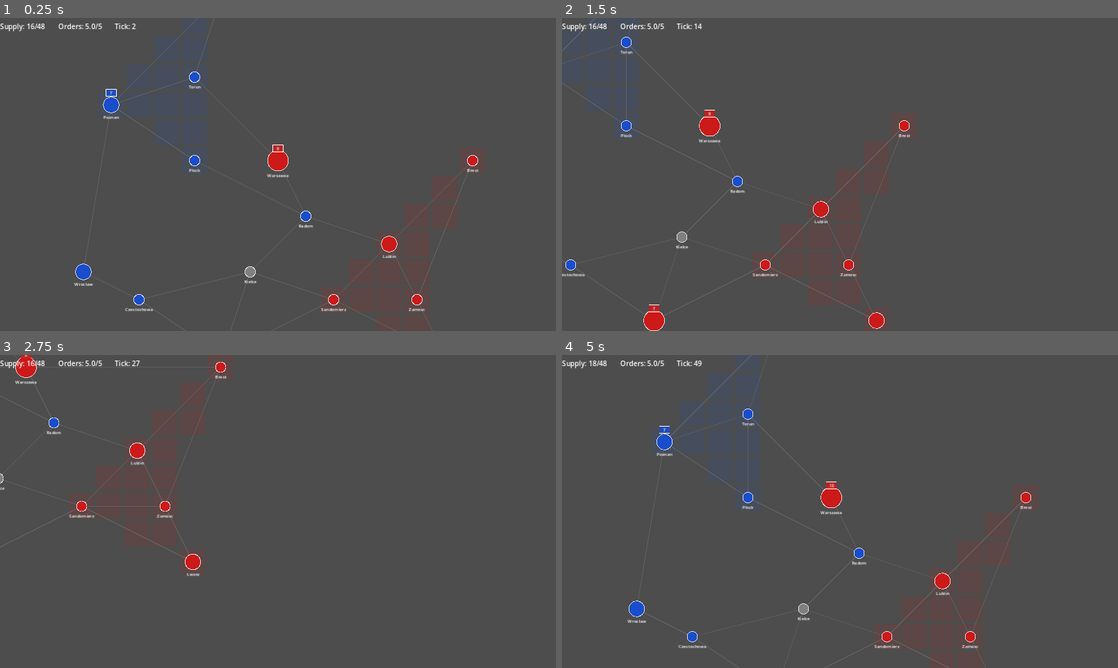
Above: before the commit, frames 1-4 (two rows, left to right).
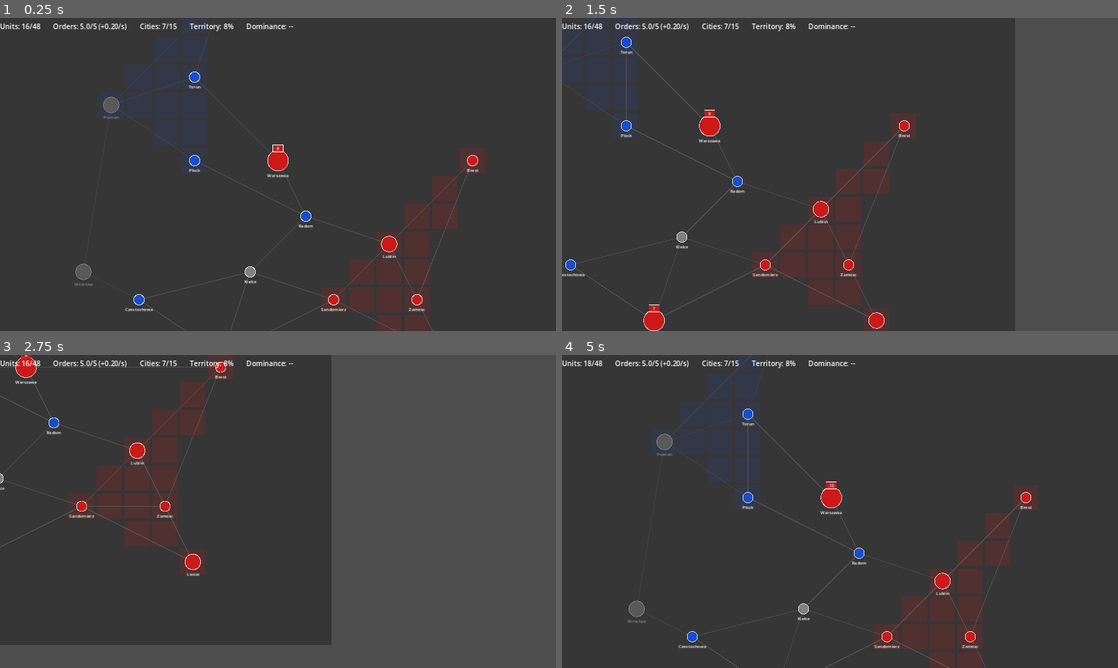
Above: after the commit, the same moments.

Repository: Ztein/Ashes-of-the-Vistula
Game: Godot game, scene res://scenes/game/game.tscn
Same seed, same stepped clock (60 frames per second), same inputs: the game is played once before the commit and once after it.
Inputs (mouse positions are in pixels of both pictures, inside the frame that each line leads up to):
- Up to frame 1 (0.25 s): no input
- Up to frame 2 (1.5 s): tap Enter at 0.5 s; move the mouse to (840, 161) at 0.52 s; hold Right (ui_right) 0.53-1.28 s; tap Tab at 0.6, 1.35 s; click (840, 161) at 0.67 s; move the mouse to (828, 243) at 1.27 s; hold Down (ui_down) from 1.28 s (still down); click (828, 243) at 1.42 s
- Up to frame 3 (2.75 s): move the mouse to (94, 570) at 2.02 s; release Down (ui_down) at 2.03 s; hold Right (ui_right) from 2.03 s (still down); tap F at 2.1 s; click (94, 570) at 2.17 s; tap Tab at 2.3 s
- Up to frame 4 (5 s): move the mouse to (756, 561) at 2.77 s; release Right (ui_right) at 2.78 s; hold Up (ui_up) 2.78-3.53 s; tap G at 2.85 s; click (756, 561) at 2.92 s; tap Tab at 3.05, 3.8, 4.35 s; move the mouse to (634, 627) at 3.52 s; hold Left (ui_left) from 3.53 s (still down); tap R at 3.6 s; click (634, 627) at 3.67 s; move the mouse to (617, 414) at 4.27 s; click (617, 414) at 4.42 s

The runs differ from the first frame. In frame 1, 1.0% of the frame differs, in the area x 0-53%, y 0-90%; in frame 2, 0.6%; in frame 3, 0.5%; in frame 4, 1.1%.

Commit message:
feat: add combat visuals, enhanced HUD, and fog of war
Phase 7 — siege/battle pulsing indicators on cities, full HUD with
supply, orders, city count, territory %, and dominance timer.
Fog of war dims non-visible areas and hides enemy stacks.

Co-Authored-By: Claude Opus 4.6 <noreply@anthropic.com>

Diff:
--- a/scenes/game/game.gd
+++ b/scenes/game/game.gd
@@ -86,10 +86,12 @@
 
 	# Scroll zoom
 	if event is InputEventMouseButton:
+		var new_zoom: float = _camera.zoom.x
 		if event.button_index == MOUSE_BUTTON_WHEEL_UP:
-			_camera.zoom = (_camera.zoom * 1.1).clampf(0.3, 3.0) * Vector2.ONE
+			new_zoom = clampf(_camera.zoom.x * 1.1, 0.3, 3.0)
 		elif event.button_index == MOUSE_BUTTON_WHEEL_DOWN:
-			_camera.zoom = (_camera.zoom * 0.9).clampf(0.3, 3.0) * Vector2.ONE
+			new_zoom = clampf(_camera.zoom.x * 0.9, 0.3, 3.0)
+		_camera.zoom = Vector2(new_zoom, new_zoom)
 
 	# Keyboard commands
 	if event is InputEventKey and event.pressed and not event.echo:
@@ -100,6 +102,8 @@
 				_try_capture_neutral()
 			KEY_R:
 				_try_split()
+			KEY_TAB:
+				_cycle_stack_at_city()
 			KEY_ESCAPE:
 				_deselect_all()
 
--- a/scenes/game/game.tscn
+++ b/scenes/game/game.tscn
@@ -34,9 +34,17 @@
 layout_mode = 2
 text = "Orders: 0.0/0"
 
+[node name="CitiesLabel" type="Label" parent="UILayer/HUD"]
+layout_mode = 2
+text = "Cities: 0/0"
+
+[node name="TerritoryLabel" type="Label" parent="UILayer/HUD"]
+layout_mode = 2
+text = "Territory: 0%"
+
 [node name="DominanceLabel" type="Label" parent="UILayer/HUD"]
 layout_mode = 2
-text = "Tick: 0"
+text = "Dominance: --"
 
 [node name="StackInfo" type="PanelContainer" parent="UILayer"]
 anchors_preset = 3
--- a/scenes/map/hex_map.gd
+++ b/scenes/map/hex_map.gd
@@ -1,10 +1,12 @@
 extends Node2D
-## Renders the game map: adjacency lines, territory overlay, cities, and stacks.
+## Renders the game map: adjacency lines, territory overlay, cities, stacks,
+## combat indicators (siege/battle), and fog of war.
 
 signal city_clicked(city_id: int)
 
 const HEX_SCALE: float = 64.0
 const CITY_SIZES := {"hamlet": 12.0, "village": 18.0, "major_city": 24.0}
+const HUMAN_PLAYER_ID: int = 0
 
 var _game_state: GameState
 var _adjacency: Array = []
@@ -12,6 +14,12 @@
 var _player_colors: Dictionary = {}
 var _selected_city_id: int = -1
 var _selected_stack_id: int = -1
+var _fog_enabled: bool = true
+var _elapsed: float = 0.0
+
+
+func _process(delta: float) -> void:
+	_elapsed += delta
 
 
 func setup(game_state: GameState, map_data: Dictionary, scenario_data: Dictionary) -> void:
@@ -32,6 +40,10 @@
 func set_selection(city_id: int, stack_id: int) -> void:
 	_selected_city_id = city_id
 	_selected_stack_id = stack_id
+
+
+func set_fog_enabled(enabled: bool) -> void:
+	_fog_enabled = enabled
 
 
 func get_city_pixel_pos(city_id: int) -> Vector2:
@@ -60,12 +72,112 @@
 func _draw() -> void:
 	if _game_state == null:
 		return
+	_draw_fog_background()
 	_draw_territory()
 	_draw_adjacency()
 	_draw_cities()
+	_draw_combat_indicators()
 	_draw_selection_highlight()
 	_draw_stacks()
 
+
+# --- Fog of War ---
+
+func _get_visible_hexes() -> Dictionary:
+	## Returns a set of hex positions (Vector2i) visible to the human player.
+	## Visibility comes from: owned cities, adjacent hexes to owned cities,
+	## and territory hexes.
+	var visible: Dictionary = {}
+	var ts := TerritorySystem.new()
+	var all_cities := _game_state.get_all_cities()
+
+	# Own cities + adjacency radius
+	for city in all_cities:
+		if city.owner_id == HUMAN_PLAYER_ID:
+			var hex_pos: Array = []
+			for cid in _city_positions:
+				var c := _game_state.get_city(cid)
+				if c != null and c.id == city.id:
+					hex_pos = [city.hex_position.x, city.hex_position.y] if city.get("hex_position") else []
+			# Mark city hex and surrounding hexes visible
+			var city_pixel: Vector2 = _city_positions.get(city.id, Vector2.ZERO)
+			var cx: int = roundi(city_pixel.x / HEX_SCALE)
+			var cy: int = roundi(city_pixel.y / HEX_SCALE)
+			for dx in range(-2, 3):
+				for dy in range(-2, 3):
+					visible[Vector2i(cx + dx, cy + dy)] = true
+
+	# Stacks provide vision around their position
+	for stack in _game_state.get_all_stacks():
+		var s: UnitStack = stack as UnitStack
+		if s.owner_id != HUMAN_PLAYER_ID:
+			continue
+		var pixel_pos: Vector2
+		if s.is_moving and _city_positions.has(s.city_id) and _city_positions.has(s.move_target_city_id):
+			var from: Vector2 = _city_positions[s.city_id]
+			var to: Vector2 = _city_positions[s.move_target_city_id]
+			pixel_pos = from.lerp(to, s.move_progress)
+		elif _city_positions.has(s.city_id):
+			pixel_pos = _city_positions[s.city_id]
+		else:
+			continue
+		var sx: int = roundi(pixel_pos.x / HEX_SCALE)
+		var sy: int = roundi(pixel_pos.y / HEX_SCALE)
+		for dx in range(-2, 3):
+			for dy in range(-2, 3):
+				visible[Vector2i(sx + dx, sy + dy)] = true
+
+	# Territory hexes
+	var territory_hexes := ts.get_territory_hexes(HUMAN_PLAYER_ID, all_cities, _adjacency, 200)
+	for hex in territory_hexes:
+		visible[Vector2i(hex.x, hex.y)] = true
+
+	return visible
+
+
+func _is_city_visible(city_id: int) -> bool:
+	if not _fog_enabled:
+		return true
+	if _game_state == null:
+		return true
+	var city := _game_state.get_city(city_id)
+	if city == null:
+		return true
+	# Own cities always visible
+	if city.owner_id == HUMAN_PLAYER_ID:
+		return true
+	# Check if any of our stacks are at or near this city
+	for stack in _game_state.get_all_stacks():
+		var s: UnitStack = stack as UnitStack
+		if s.owner_id == HUMAN_PLAYER_ID and s.city_id == city_id and not s.is_moving:
+			return true
+	# Check if adjacent to one of our cities
+	for own_city in _game_state.get_all_cities():
+		if own_city.owner_id == HUMAN_PLAYER_ID:
+			if _cities_adjacent(own_city.id, city_id):
+				return true
+	return false
+
+
+func _cities_adjacent(a: int, b: int) -> bool:
+	for edge in _adjacency:
+		var e0: int = int(edge[0])
+		var e1: int = int(edge[1])
+		if (e0 == a and e1 == b) or (e0 == b and e1 == a):
+			return true
+	return false
+
+
+func _draw_fog_background() -> void:
+	if not _fog_enabled:
+		return
+	# Draw a dim overlay over the entire map area, then territory/visibility
+	# will be drawn on top. This creates fog effect for unseen areas.
+	var map_rect := Rect2(-HEX_SCALE, -HEX_SCALE, 22.0 * HEX_SCALE, 18.0 * HEX_SCALE)
+	draw_rect(map_rect, Color(0.0, 0.0, 0.0, 0.3))
+
+
+# --- Territory ---
 
 func _draw_territory() -> void:
 	var all_cities := _game_state.get_all_cities()
@@ -73,6 +185,9 @@
 	for player_id in _player_colors:
 		var color: Color = _player_colors[player_id]
 		var overlay := Color(color.r, color.g, color.b, 0.12)
+		# Brighter overlay for own territory to counteract fog
+		if player_id == HUMAN_PLAYER_ID and _fog_enabled:
+			overlay = Color(color.r, color.g, color.b, 0.18)
 		var hexes := ts.get_territory_hexes(player_id, all_cities, _adjacency, 200)
 		for hex in hexes:
 			var p := Vector2(float(hex.x) * HEX_SCALE, float(hex.y) * HEX_SCALE)
@@ -85,32 +200,68 @@
 		var a: int = int(edge[0])
 		var b: int = int(edge[1])
 		if _city_positions.has(a) and _city_positions.has(b):
-			draw_line(_city_positions[a], _city_positions[b], Color(0.5, 0.5, 0.5, 0.4), 1.5)
-
+			var vis_a := _is_city_visible(a)
+			var vis_b := _is_city_visible(b)
+			var line_alpha: float = 0.4 if (vis_a and vis_b) else 0.15
+			draw_line(_city_positions[a], _city_positions[b], Color(0.5, 0.5, 0.5, line_alpha), 1.5)
+
+
+# --- Cities ---
 
 func _draw_cities() -> void:
 	var font := ThemeDB.fallback_font
 	for city in _game_state.get_all_cities():
 		var pos: Vector2 = _city_positions[city.id]
 		var radius: float = CITY_SIZES.get(city.tier, 12.0)
+		var visible := _is_city_visible(city.id)
 		var color := _get_owner_color(city.owner_id)
+
+		if not visible:
+			# Fog: show city but dimmed, hide owner color
+			color = Color(0.35, 0.35, 0.35)
 
 		# Fill + outline
 		draw_circle(pos, radius, color)
-		draw_arc(pos, radius, 0, TAU, 32, Color(1, 1, 1, 0.8), 1.5)
+		var outline_alpha: float = 0.8 if visible else 0.3
+		draw_arc(pos, radius, 0, TAU, 32, Color(1, 1, 1, outline_alpha), 1.5)
 
 		# City name below
+		var name_alpha: float = 1.0 if visible else 0.4
 		var name_size := font.get_string_size(city.city_name, HORIZONTAL_ALIGNMENT_LEFT, -1, 10)
 		draw_string(font, pos + Vector2(-name_size.x / 2, radius + 14),
-			city.city_name, HORIZONTAL_ALIGNMENT_LEFT, -1, 10, Color.WHITE)
-
-		# Structure HP bar (only when damaged)
-		if city.structure_hp < city.max_structure_hp:
+			city.city_name, HORIZONTAL_ALIGNMENT_LEFT, -1, 10, Color(1, 1, 1, name_alpha))
+
+		# Structure HP bar (only when damaged and visible)
+		if visible and city.structure_hp < city.max_structure_hp:
 			var bw: float = radius * 2.0
 			var bp := pos + Vector2(-radius, -radius - 8)
 			var pct: float = city.structure_hp / city.max_structure_hp
 			draw_rect(Rect2(bp, Vector2(bw, 4)), Color(0.2, 0.2, 0.2, 0.8))
-			draw_rect(Rect2(bp, Vector2(bw * pct, 4)), Color(0.0, 0.8, 0.0, 0.8))
+			var bar_color := Color(0.0, 0.8, 0.0, 0.8) if pct > 0.3 else Color(0.9, 0.2, 0.0, 0.8)
+			draw_rect(Rect2(bp, Vector2(bw * pct, 4)), bar_color)
+
+
+# --- Combat Indicators ---
+
+func _draw_combat_indicators() -> void:
+	for city in _game_state.get_all_cities():
+		var pos: Vector2 = _city_positions[city.id]
+		var radius: float = CITY_SIZES.get(city.tier, 12.0)
+
+		if _game_state.is_city_in_battle(city.id):
+			# Battle: red pulsing ring
+			var pulse: float = 0.5 + 0.5 * sin(_elapsed * 6.0)
+			var battle_color := Color(1.0, 0.2, 0.0, 0.5 + pulse * 0.5)
+			draw_arc(pos, radius + 6.0, 0, TAU, 32, battle_color, 3.0)
+			# Crossed swords indicator (text-based)
+			var font := ThemeDB.fallback_font
+			draw_string(font, pos + Vector2(-6, -radius - 12), "X", HORIZONTAL_ALIGNMENT_LEFT, -1, 12, Color.RED)
+
+		elif _game_state.is_city_under_siege(city.id):
+			# Siege: orange pulsing ring
+			var pulse: float = 0.5 + 0.5 * sin(_elapsed * 3.0)
+			var siege_color := Color(1.0, 0.6, 0.0, 0.3 + pulse * 0.4)
+			draw_arc(pos, radius + 5.0, 0, TAU, 32, siege_color, 2.5)
 
 
 func _draw_selection_highlight() -> void:
@@ -124,8 +275,9 @@
 	draw_arc(pos, radius, 0, TAU, 32, Color.YELLOW, 2.5)
 
 
+# --- Stacks ---
+
 func _draw_stacks() -> void:
-	# Group stationary stacks by city for offset layout
 	var by_city: Dictionary = {}
 	for stack in _game_state.get_all_stacks():
 		var s: UnitStack = stack as UnitStack
@@ -143,13 +295,21 @@
 			continue
 		var stacks: Array = by_city[city_id]
 		for i in range(stacks.size()):
+			var s: UnitStack = stacks[i] as UnitStack
+			# In fog, hide enemy stacks
+			if _fog_enabled and s.owner_id != HUMAN_PLAYER_ID and not _is_city_visible(city_id):
+				continue
 			var offset_x: float = (float(i) - float(stacks.size() - 1) / 2.0) * 28.0
 			var base: Vector2 = _city_positions[city_id]
 			var pos: Vector2 = base + Vector2(offset_x, -28)
-			_draw_stack_indicator(stacks[i], pos)
+			_draw_stack_indicator(s, pos)
 
 
 func _draw_moving_stack(stack: UnitStack) -> void:
+	# In fog, hide enemy moving stacks unless both endpoints visible
+	if _fog_enabled and stack.owner_id != HUMAN_PLAYER_ID:
+		if not _is_city_visible(stack.city_id) and not _is_city_visible(stack.move_target_city_id):
+			return
 	if not _city_positions.has(stack.city_id) or not _city_positions.has(stack.move_target_city_id):
 		return
 	var from: Vector2 = _city_positions[stack.city_id]
--- a/scenes/ui/hud.gd
+++ b/scenes/ui/hud.gd
@@ -1,21 +1,51 @@
 extends HBoxContainer
-## Top-bar HUD showing supply, orders, dominance, and game state.
+## Top-bar HUD showing supply, orders, dominance timer, city count, territory %.
 
 @onready var _supply_label: Label = $SupplyLabel
 @onready var _orders_label: Label = $OrdersLabel
+@onready var _cities_label: Label = $CitiesLabel
+@onready var _territory_label: Label = $TerritoryLabel
 @onready var _dominance_label: Label = $DominanceLabel
+
+const PLAYER_ID: int = 0
 
 
 func update_display(cmd_info: Dictionary, supply_info: Dictionary, game_state: GameState) -> void:
+	# Supply
 	var current_supply: int = supply_info.get("current", 0)
 	var supply_cap: int = supply_info.get("cap", 0)
-	_supply_label.text = "Supply: %d/%d" % [current_supply, supply_cap]
+	_supply_label.text = "Units: %d/%d" % [current_supply, supply_cap]
 
+	# Orders
 	var current_orders: float = cmd_info.get("current_orders", 0.0)
 	var order_cap: int = cmd_info.get("order_cap", 0)
-	_orders_label.text = "Orders: %.1f/%d" % [current_orders, order_cap]
+	var regen_rate: float = cmd_info.get("regen_rate", 0.0)
+	_orders_label.text = "Orders: %.1f/%d (+%.2f/s)" % [current_orders, order_cap, regen_rate]
 
+	# Cities
+	var total_cities: int = game_state.get_total_city_count()
+	var owned_cities: int = game_state.count_owned_cities(PLAYER_ID)
+	_cities_label.text = "Cities: %d/%d" % [owned_cities, total_cities]
+
+	# Territory
+	var total_hexes: int = game_state.get_total_hex_count()
+	var player_hexes: int = game_state.get_territory_hex_count(PLAYER_ID)
+	var territory_pct: float = 0.0
+	if total_hexes > 0:
+		territory_pct = (float(player_hexes) / float(total_hexes)) * 100.0
+	_territory_label.text = "Territory: %.0f%%" % territory_pct
+
+	# Dominance
 	if game_state.is_game_over():
-		_dominance_label.text = "GAME OVER"
+		var winner := game_state.get_winner()
+		if winner == PLAYER_ID:
+			_dominance_label.text = "VICTORY!"
+		else:
+			_dominance_label.text = "DEFEAT"
 	else:
-		_dominance_label.text = "Tick: %d" % game_state.get_tick_count()
+		var dom_info := game_state.get_dominance_info(PLAYER_ID)
+		if dom_info.get("is_dominant", false):
+			var remaining: float = dom_info.get("timer_remaining", 0.0)
+			_dominance_label.text = "Dominance: %.0fs" % remaining
+		else:
+			_dominance_label.text = "Dominance: --"
--- a/scripts/simulation/dominance_system.gd
+++ b/scripts/simulation/dominance_system.gd
@@ -61,5 +61,15 @@
 	}
 
 
+func get_info(player_id: int) -> Dictionary:
+	if not _player_data.has(player_id):
+		return {"is_dominant": false, "timer_remaining": 0.0}
+	var data: Dictionary = _player_data[player_id]
+	return {
+		"is_dominant": bool(data["is_dominant"]),
+		"timer_remaining": float(data["timer_remaining"]),
+	}
+
+
 func reset_player(player_id: int, balance: Dictionary) -> void:
 	initialize_player(player_id, balance)
--- a/scripts/simulation/game_state.gd
+++ b/scripts/simulation/game_state.gd
@@ -186,6 +186,36 @@
 
 func get_tick_count() -> int:
 	return _tick_count
+
+
+func is_city_under_siege(city_id: int) -> bool:
+	return _sieges.has(city_id)
+
+
+func is_city_in_battle(city_id: int) -> bool:
+	return _battles.has(city_id)
+
+
+func get_siege_attacker(city_id: int) -> int:
+	if _sieges.has(city_id):
+		return int(_sieges[city_id]["attacker_id"])
+	return -1
+
+
+func get_dominance_info(player_id: int) -> Dictionary:
+	return _dominance_system.get_info(player_id)
+
+
+func get_total_city_count() -> int:
+	return _cities.size()
+
+
+func count_owned_cities(player_id: int) -> int:
+	return _count_owned_cities(player_id)
+
+
+func get_total_hex_count() -> int:
+	return _total_hex_count
 
 
 # --- Command Processing ---
Not shown, added: docs/tickets/DOING/combat-visuals.md
Not shown, added: docs/tickets/DOING/hud-and-game-info.md
